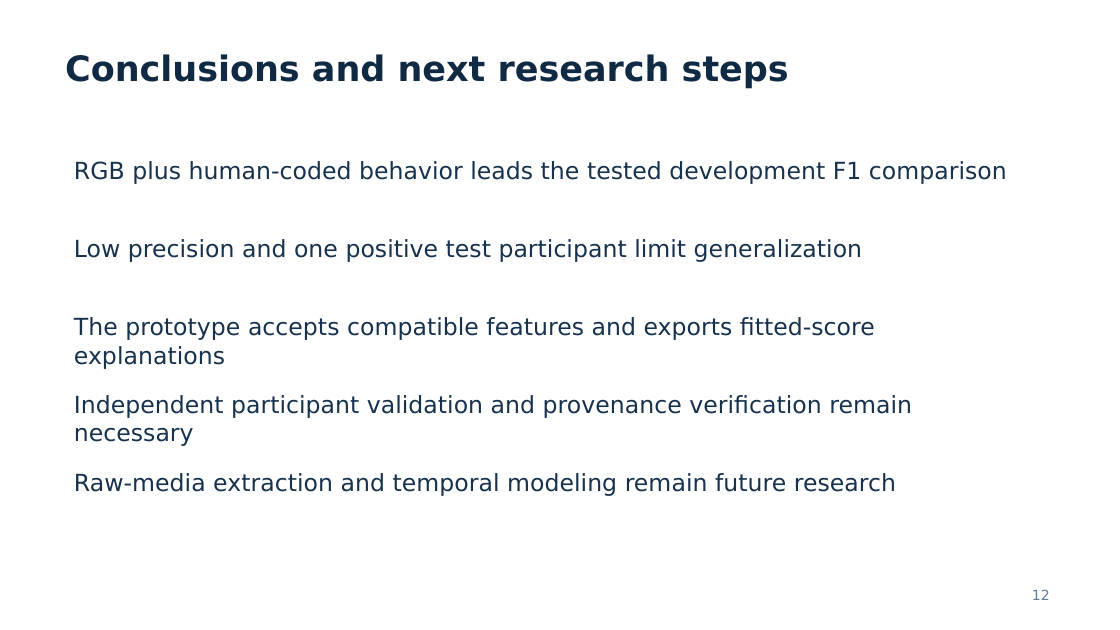
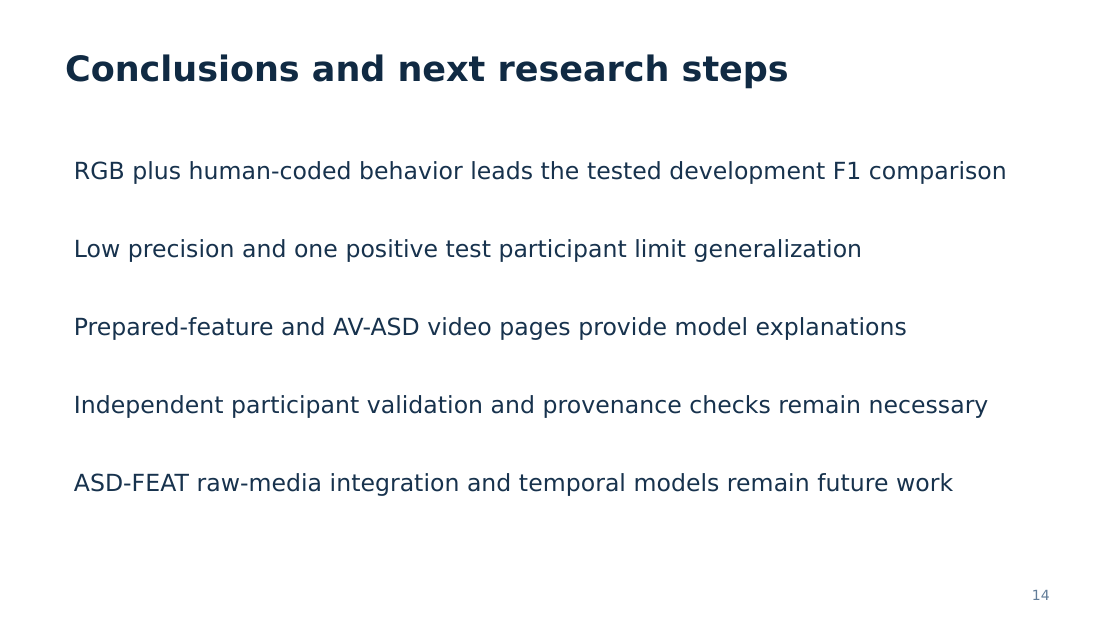
Before and after one commit to dani-awan/Explainable-Multimodal-Autism-Behavior-Analysis, a slide deck: slide 14 of presentations/FINAL_RESEARCH_PRESENTATION.pptx (slide 12 before the commit). Drawn at 1120x630 pixels with LibreOffice and Linux fonts; fonts in the diff are those of the drawing. Boxes give left, top, right and bottom in pixels: in the first picture for what was removed or moved away, otherwise in the second. Text is boxed around its words. In the diff, an @@ line names an element or a change of style, - is before the commit and + after.

Commit message:
Add validated AV-ASD video upload and update final research documents

```diff
--- a/presentations/FINAL_RESEARCH_PRESENTATION.pptx
+++ b/presentations/FINAL_RESEARCH_PRESENTATION.pptx
@@ text at [74, 317, 907, 340]: text changed @@
-The prototype accepts compatible features and exports fitted-score explanations
+Prepared-feature and AV-ASD video pages provide model explanations
@@ text at [74, 395, 989, 418]: text changed @@
-Independent participant validation and provenance verification remain necessary
+Independent participant validation and provenance checks remain necessary
@@ text at [74, 473, 953, 496]: text changed @@
-Raw-media extraction and temporal modeling remain future research
+ASD-FEAT raw-media integration and temporal models remain future work
@@ text at [1032, 590, 1050, 600]: text changed @@
-12
+14
```
Also in this commit, not shown: 2 other slides changed, 2 slides added, 17 other files.
